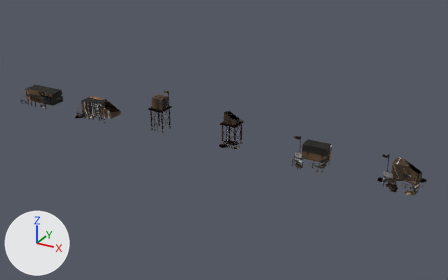
The glTF model src/assets/battle/rts/rts-kingdoms-monsoon.glb, before and after one commit.
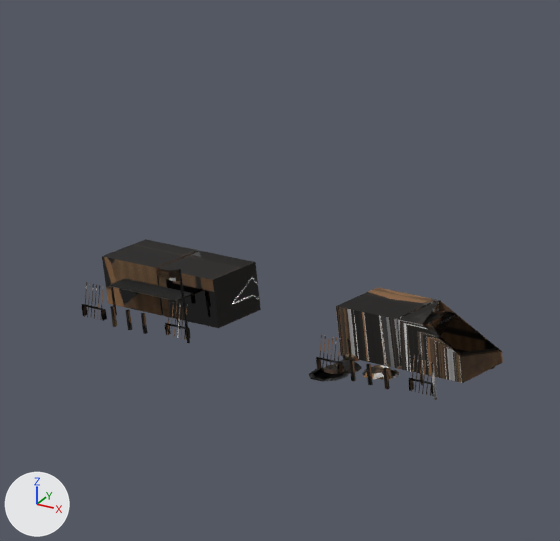
The first picture shows the older version from a 50 mm camera at (18.38, -17.63, 8.94) aimed at (8.57, 0.21, 0.02). The close-ups show the older and then the newer version on the part from 0% to 30% of the width and 10% to 56% of the height of that picture. Only the edits that show in the close-ups are written down. Every picture has the same lights, and +X, +Y and +Z are marked at lower left. Where no turn or scale is listed for an object, it has been applied to the vertices. Vertices at exactly the same position are counted once.

The older version as bpy lines, for what is in view:
```python
me_mesh_0 = bpy.data.meshes.new('Mesh_0')
me_mesh_0.from_pydata(...)  # 957 vertices, 1508 faces; spans x 0.08..1.59, y -1.24..-0.11, z 0.0..0.76
# faces by material slot: [1256, 252]
me_mesh_0.materials.append(mat_town)
me_mesh_0.materials.append(mat_team)
me_mesh_2 = bpy.data.meshes.new('Mesh_2')
me_mesh_2.from_pydata(...)  # 49 vertices, 64 faces; spans x 0.08..1.59, y -1.24..-0.11, z 0.01..0.76
# faces by material slot: [40, 24]
me_mesh_2.materials.append(mat_town)
me_mesh_2.materials.append(mat_team)
me_mesh_3 = bpy.data.meshes.new('Mesh_3')
me_mesh_3.from_pydata(...)  # 1185 vertices, 1831 faces; spans x 0.08..1.59, y -1.31..-0.06, z 0.0..0.5
# faces by material slot: [1631, 200]
me_mesh_3.materials.append(mat_town)
me_mesh_3.materials.append(mat_team)
me_mesh_5 = bpy.data.meshes.new('Mesh_5')
me_mesh_5.from_pydata(...)  # 30 vertices, 38 faces; spans x 0.08..1.59, y -1.17..-0.11, z 0.01..0.5
me_mesh_5.materials.append(mat_town)
ob_mesh_0 = bpy.data.objects.new('Mesh_0', me_mesh_0)
ob_mesh_0.location = (-0.813, 0.652, -0.005)
ob_mesh_2 = bpy.data.objects.new('Mesh_2', me_mesh_2)
ob_mesh_2.location = (-0.813, 0.652, -0.005)
ob_mesh_3 = bpy.data.objects.new('Mesh_3', me_mesh_3)
ob_mesh_3.location = (2.187, 0.652, -0.005)
ob_mesh_5 = bpy.data.objects.new('Mesh_5', me_mesh_5)
ob_mesh_5.location = (2.187, 0.652, -0.005)
```
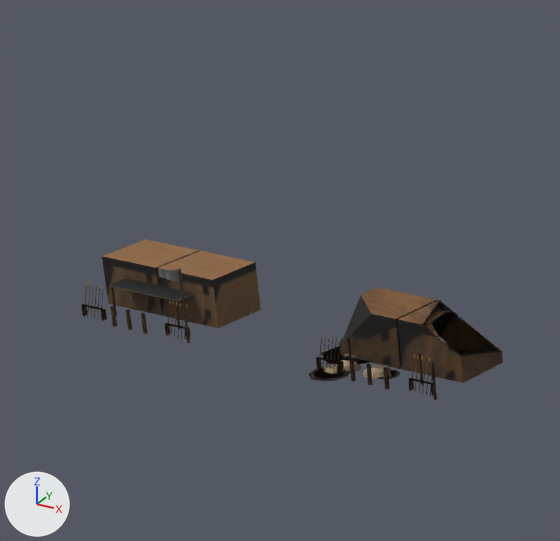
Where the newer file only moved an object's origin or applied its transform, the numbers keep the older frame.

What changed in the scene script:
```text
Change me_mesh_2:
    used by ob_mesh_2; location = (-0.813, 0.652, -0.005)
    remove me_mesh_2.from_pydata(...)  # 49 vertices, 64 faces; spans x 0.08..1.59, y -1.24..-0.11, z 0.01..0.76
    add me_mesh_2.from_pydata(...)  # 49 vertices, 64 faces; spans x 0.08..1.59, y -1.24..-0.11, z 0.0..0.75
    me_mesh_2 part 1: 39 kept faces spanning x 0.08..1.59, y -1.24..-0.11, z 0.0..0.75 get new texture (UV) coordinates
    edits to the shape of me_mesh_2 do not show in these pictures
Change me_mesh_3:
    used by ob_mesh_3; location = (2.187, 0.652, -0.005)
    remove me_mesh_3.from_pydata(...)  # 1185 vertices, 1831 faces; spans x 0.08..1.59, y -1.31..-0.06, z 0.0..0.5
    add me_mesh_3.from_pydata(...)  # 1267 vertices, 1908 faces; spans x -0.11..1.59, y -1.31..-0.06, z 0.0..0.51
    me_mesh_3 part 2: 8 vertices moved from x 0.1..1.14, y -0.71..-0.67, z 0.01..0.4 to x 0.1..1.14, y -0.71..-0.47, z 0.01..0.4; 39 vertices removed from x 0.08..1.14, y -1.1..-0.6, z 0.0..0.44; 121 vertices added at x -0.11..1.14, y -1.1..-0.28, z 0.0..0.47
    me_mesh_3 part 3: 1316 kept faces spanning x 0.1..1.59, y -1.31..-0.06, z 0.0..0.51 get new texture (UV) coordinates
    other edits to the shape of me_mesh_3 do not show in these pictures
Change me_mesh_5:
    used by ob_mesh_5; location = (2.187, 0.652, -0.005)
    remove me_mesh_5.from_pydata(...)  # 30 vertices, 38 faces; spans x 0.08..1.59, y -1.17..-0.11, z 0.01..0.5
    add me_mesh_5.from_pydata(...)  # 39 vertices, 47 faces; spans x -0.11..1.59, y -1.17..-0.11, z 0.0..0.51
    me_mesh_5 part 4
    1 vertex is removed from x 0.08, y -0.71, z 0.5
    6 faces are deleted
    10 vertices are added at x -0.11..0.53, y -0.95..-0.28, z 0.01..0.51
    15 new faces join them
    me_mesh_5 part 5: 17 kept faces spanning x 0.8..1.59, y -1.17..-0.11, z 0.0..0.51 get new texture (UV) coordinates
```

Boxes (x1, y1, x2, y2) around the edits, measured in the close-ups (560 x 541 px):
'Mesh_5', reshaped
    before: (336, 287, 503, 383)
    after: (340, 287, 503, 383)
part 1 of me_mesh_2, surface changed (black to brown)
    both: (102, 239, 255, 314)
part 2 of me_mesh_3, built on
    before: (309, 350, 436, 379)
    after: (319, 338, 436, 379)
part 3 of me_mesh_3, surface changed
    both: (316, 311, 497, 400)
part 4 of me_mesh_5, cut back
    before: (336, 287, 436, 368)
    after: (340, 287, 436, 368)
part 5 of me_mesh_5, surface changed
    both: (396, 300, 463, 383)
